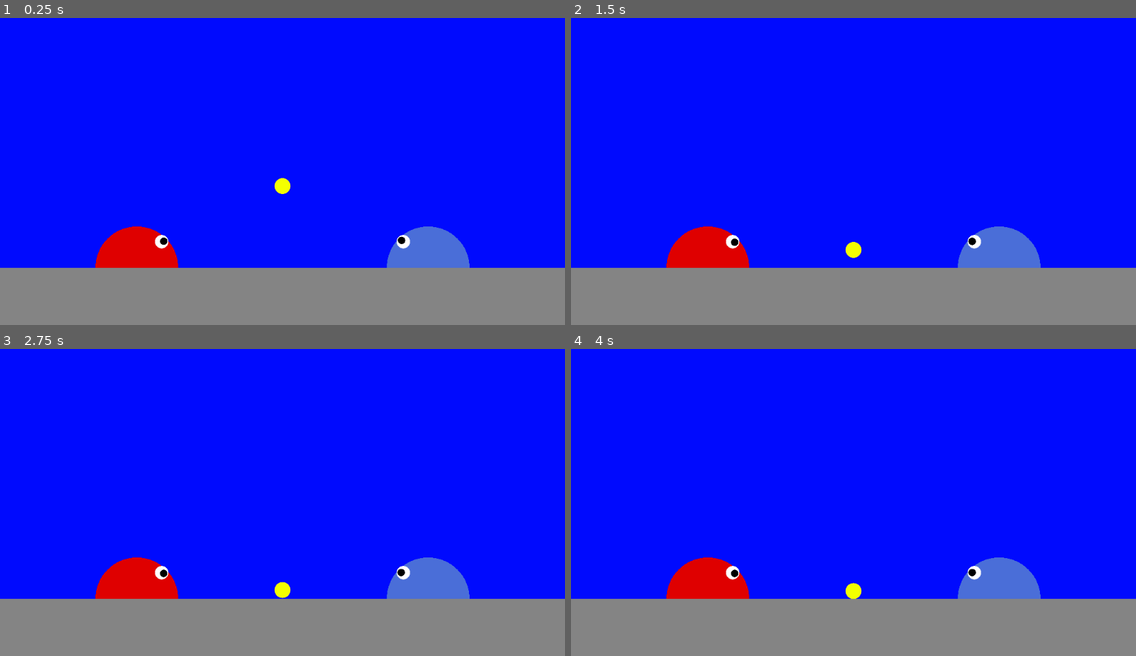
Above: before the commit, frames 1-4 (two rows, left to right).
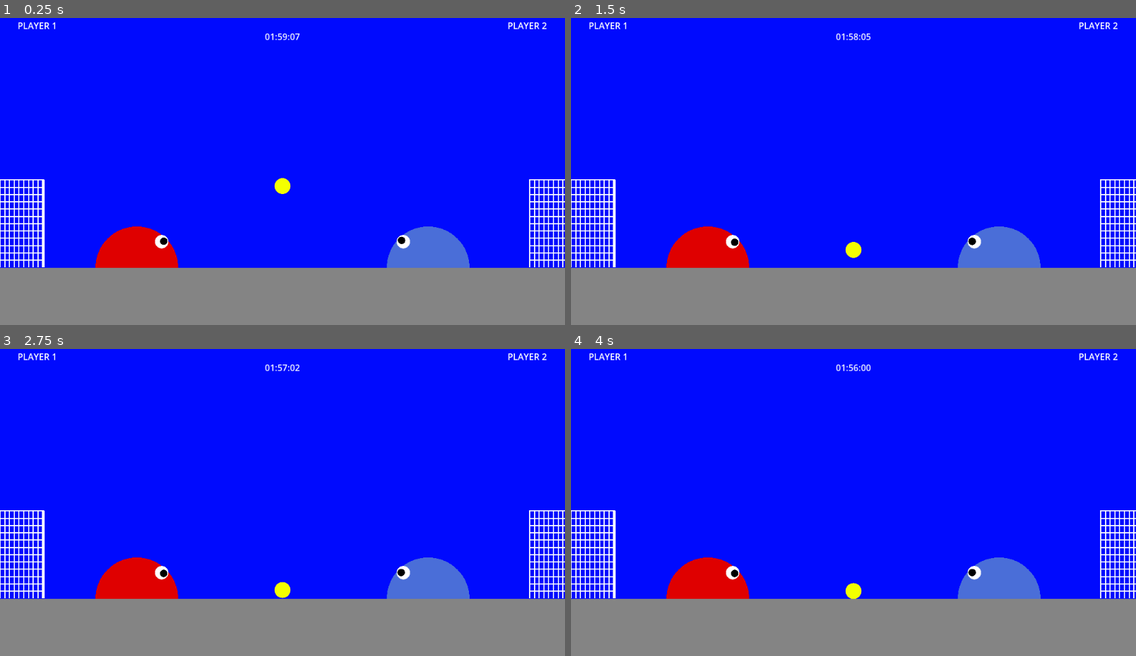
Above: after the commit, the same moments.

Repository: thorkellmani/slime_soccer_remake
Game: Godot game, scene res://main.tscn
Same seed, same stepped clock (60 frames per second), same inputs: the game is played once before the commit and once after it.
Inputs:
- Up to frame 1 (0.25 s): no input
- Up to frame 2 (1.5 s): no input
- Up to frame 3 (2.75 s): no input
- Up to frame 4 (4 s): tap Enter at 2.75 s; tap Space at 3.5 s

The runs differ from the first frame. In frame 1, 2.3% of the frame differs, in the area x 0-100%, y 1-82%; in frame 2, 2.3%; in frame 3, 2.3%; in frame 4, 2.3%.

Commit message:
feat: add ui

Diff:
--- a/ball.tscn
+++ b/ball.tscn
@@ -23,8 +23,8 @@
 "
 
 [node name="Ball" type="RigidBody2D"]
-collision_layer = 5
-collision_mask = 25
+collision_layer = 2
+collision_mask = 57
 mass = 50.0
 physics_material_override = SubResource("PhysicsMaterial_41u45")
 gravity_scale = 10.0
--- /dev/null
+++ b/goal.gd
@@ -0,0 +1,41 @@
+extends Node2D
+
+@export var player: StringName
+
+signal conceded(player: StringName)
+
+# Called when the node enters the scene tree for the first time.
+func _ready() -> void:
+	pass # Replace with function body.
+
+
+# Called every frame. 'delta' is the elapsed time since the previous frame.
+func _process(_delta: float) -> void:
+	pass
+
+func _draw() -> void:
+	var box_size: Vector2= Vector2($TopBar/BarHitbox.shape.size.x, ($GoalArea/HitBox.shape.size.y + $TopBar/BarHitbox.shape.size.y))
+	var interval_y = box_size.y / 12
+	var interval_x = box_size.x / 9
+
+	var base = Vector2(-box_size.x / 2, -box_size.y / 2)
+	for i in range(12):
+		var next_y = base.y + (i * interval_y)
+		if i == 0:
+			draw_line(Vector2(base.x - .5, next_y), Vector2(box_size.x / 2, next_y), Color.WHITE, 2.0)
+		else:
+			draw_line(Vector2(base.x, next_y), Vector2(box_size.x / 2, next_y), Color.WHITE, 2.0)
+
+	for i in range(10):
+		if i == 9:
+			var next_x = base.x + (i * (interval_x - .2))
+			draw_line(Vector2(next_x, base.y), Vector2(next_x, box_size.y / 2), Color.WHITE, 5.0)
+		else:
+			var next_x = base.x + (i * (interval_x - .3))
+			draw_line(Vector2(next_x, base.y), Vector2(next_x, box_size.y / 2), Color.WHITE, 2.0)
+
+
+func _on_goal_area_body_entered(_body: Node2D) -> void:
+	print("body entered")
+	conceded.emit(player)
+	pass # Replace with function body.lace with function body.
--- /dev/null
+++ b/goal.tscn
@@ -0,0 +1,33 @@
+[gd_scene load_steps=4 format=3 uid="uid://djb547viidwbu"]
+
+[ext_resource type="Script" uid="uid://cduycjqposbn4" path="res://goal.gd" id="1_6k3qi"]
+
+[sub_resource type="RectangleShape2D" id="RectangleShape2D_sep42"]
+size = Vector2(64, 144)
+
+[sub_resource type="RectangleShape2D" id="RectangleShape2D_6k3qi"]
+size = Vector2(80, 15)
+
+[node name="Goal" type="Node2D"]
+script = ExtResource("1_6k3qi")
+
+[node name="GoalArea" type="Area2D" parent="."]
+collision_layer = 32
+collision_mask = 2
+
+[node name="HitBox" type="CollisionShape2D" parent="GoalArea"]
+position = Vector2(-8, 8)
+shape = SubResource("RectangleShape2D_sep42")
+debug_color = Color(0.6018196, 0.41741472, 0.89067113, 0.41960785)
+
+[node name="TopBar" type="StaticBody2D" parent="."]
+visible = false
+position = Vector2(0, -80)
+collision_layer = 32
+collision_mask = 0
+
+[node name="BarHitbox" type="CollisionShape2D" parent="TopBar"]
+position = Vector2(0, 7.5)
+shape = SubResource("RectangleShape2D_6k3qi")
+
+[connection signal="body_entered" from="GoalArea" to="." method="_on_goal_area_body_entered"]
--- /dev/null
+++ b/main.gd
@@ -0,0 +1,53 @@
+extends Node
+
+var game_state: = {
+	"1": {
+		"score": 0,
+		"nation": "",
+		"primary_color": "",
+		"secondary_color": "",
+	},
+	 "2": {
+		"score": 0,
+		"nation": "",
+		"primary_color": "",
+		"secondary_color": "",
+	}
+}
+
+
+# Called when the node enters the scene tree for the first time.
+func _ready() -> void:
+	pass # Replace with function body.
+
+
+# Called every frame. 'delta' is the elapsed time since the previous frame.
+func _process(_delta: float) -> void:
+	$Background/Scores/Timer.text = parse_time($MatchTime.time_left)
+	pass
+
+func parse_time(time: float) -> String:
+	var minutes = floorf(time / 60)
+	var seconds = fmod(time, 60)
+	var ms = fmod(seconds * 10, 10)
+
+	#var format_string = "%s was reluctant to learn %s, but now he enjoys it."
+	#var actual_string = format_string % ["Estragon", "GDScript"]
+
+	var formatted_string: String = "%02d:%02d:%02d" % [minutes, seconds, ms]
+	return formatted_string
+
+
+
+func _on_goal_conceded(player: StringName) -> void:
+	var scoring_player = "1" if player == "2" else "2"
+	game_state[scoring_player].score += 1
+	update_score_label(scoring_player)
+
+func update_score_label(player: StringName) -> void:
+	print(game_state[player].score)
+	var score = game_state[player].score
+	if player == "1":
+		$Background/Scores/Player1Score.text = str(score)
+	else:
+		$Background/Scores/Player2Score.text = str(score)
--- a/main.tscn
+++ b/main.tscn
@@ -1,8 +1,10 @@
-[gd_scene load_steps=9 format=3 uid="uid://csim4rc8ijhya"]
+[gd_scene load_steps=11 format=3 uid="uid://csim4rc8ijhya"]
 
 [ext_resource type="PackedScene" uid="uid://d7kdhtghuxoh" path="res://ball.tscn" id="1_ig7tw"]
+[ext_resource type="Script" uid="uid://cn52lrejgmff6" path="res://main.gd" id="1_lquwl"]
 [ext_resource type="PackedScene" uid="uid://n61jkv47v132" path="res://player.tscn" id="2_0xm2m"]
 [ext_resource type="Script" uid="uid://ba5k75qpjx06q" path="res://ball.gd" id="3_h2yge"]
+[ext_resource type="PackedScene" uid="uid://djb547viidwbu" path="res://goal.tscn" id="4_1bvp3"]
 
 [sub_resource type="PhysicsMaterial" id="PhysicsMaterial_0xm2m"]
 bounce = 0.61
@@ -22,6 +24,7 @@
 bounce = 0.2
 
 [node name="Main" type="Node"]
+script = ExtResource("1_lquwl")
 
 [node name="Background" type="CanvasLayer" parent="."]
 layer = -1
@@ -45,6 +48,33 @@
 grow_horizontal = 2
 grow_vertical = 0
 color = Color(0.5176471, 0.5176471, 0.5176471, 1)
+
+[node name="Scores" type="GridContainer" parent="Background"]
+anchors_preset = 10
+anchor_right = 1.0
+offset_left = 32.0
+offset_right = -32.0
+offset_bottom = 63.0
+grow_horizontal = 2
+columns = 3
+
+[node name="Player1Score" type="Label" parent="Background/Scores"]
+layout_mode = 2
+size_flags_horizontal = 3
+text = "PLAYER 1"
+
+[node name="Timer" type="Label" parent="Background/Scores"]
+layout_mode = 2
+size_flags_vertical = 10
+text = "Timer"
+horizontal_alignment = 1
+vertical_alignment = 2
+
+[node name="Player2Score" type="Label" parent="Background/Scores"]
+layout_mode = 2
+size_flags_horizontal = 3
+text = "PLAYER 2"
+horizontal_alignment = 2
 
 [node name="Player1" parent="." instance=ExtResource("2_0xm2m")]
 position = Vector2(248, 472)
@@ -88,3 +118,19 @@
 gravity_scale = 2.5
 linear_damp = 0.5
 script = ExtResource("3_h2yge")
+
+[node name="Goal1" parent="." instance=ExtResource("4_1bvp3")]
+position = Vector2(40, 392)
+player = &"1"
+
+[node name="Goal2" parent="." instance=ExtResource("4_1bvp3")]
+position = Vector2(1000, 392)
+player = &"2"
+
+[node name="MatchTime" type="Timer" parent="."]
+wait_time = 120.0
+one_shot = true
+autostart = true
+
+[connection signal="conceded" from="Goal1" to="." method="_on_goal_conceded"]
+[connection signal="conceded" from="Goal2" to="." method="_on_goal_conceded"]
--- a/project.godot
+++ b/project.godot
@@ -60,6 +60,7 @@
 2d_physics/layer_3="Below layer"
 2d_physics/layer_4="Player 1"
 2d_physics/layer_5="Player 2"
+2d_physics/layer_6="Goals"
 
 [physics]
 
Not shown, added: goal.gd.uid
Not shown, added: main.gd.uid
